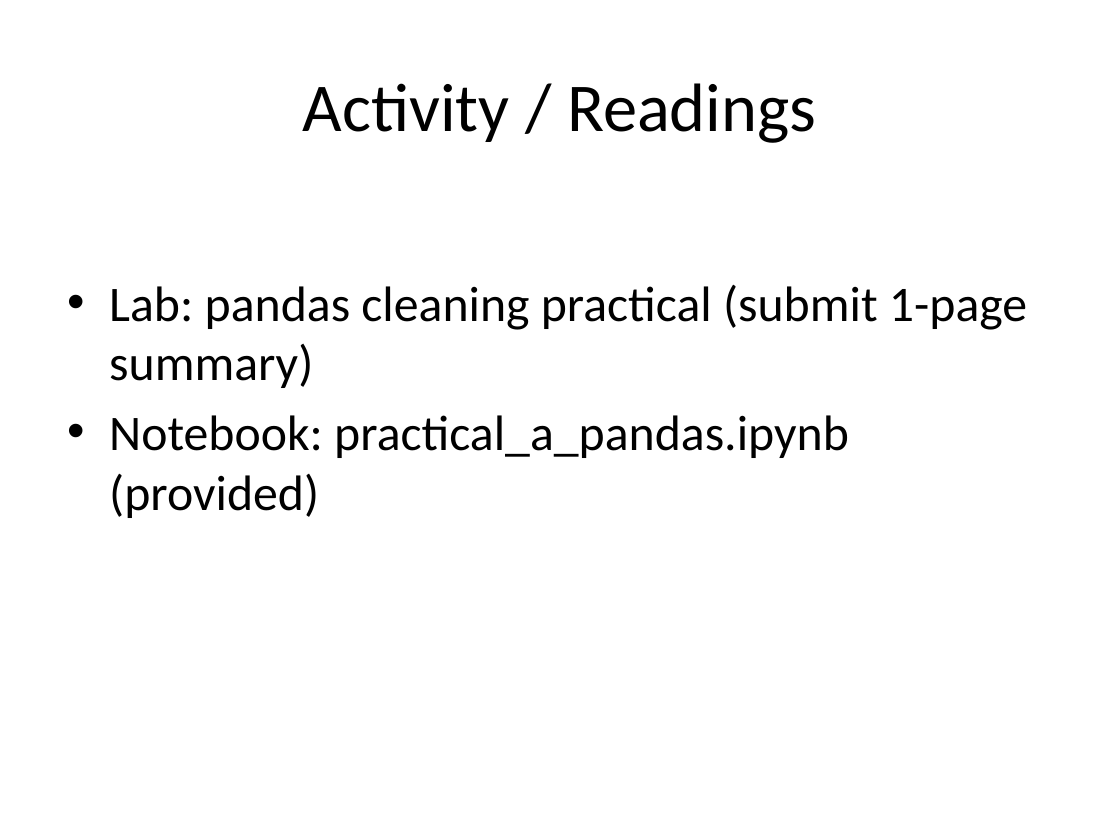
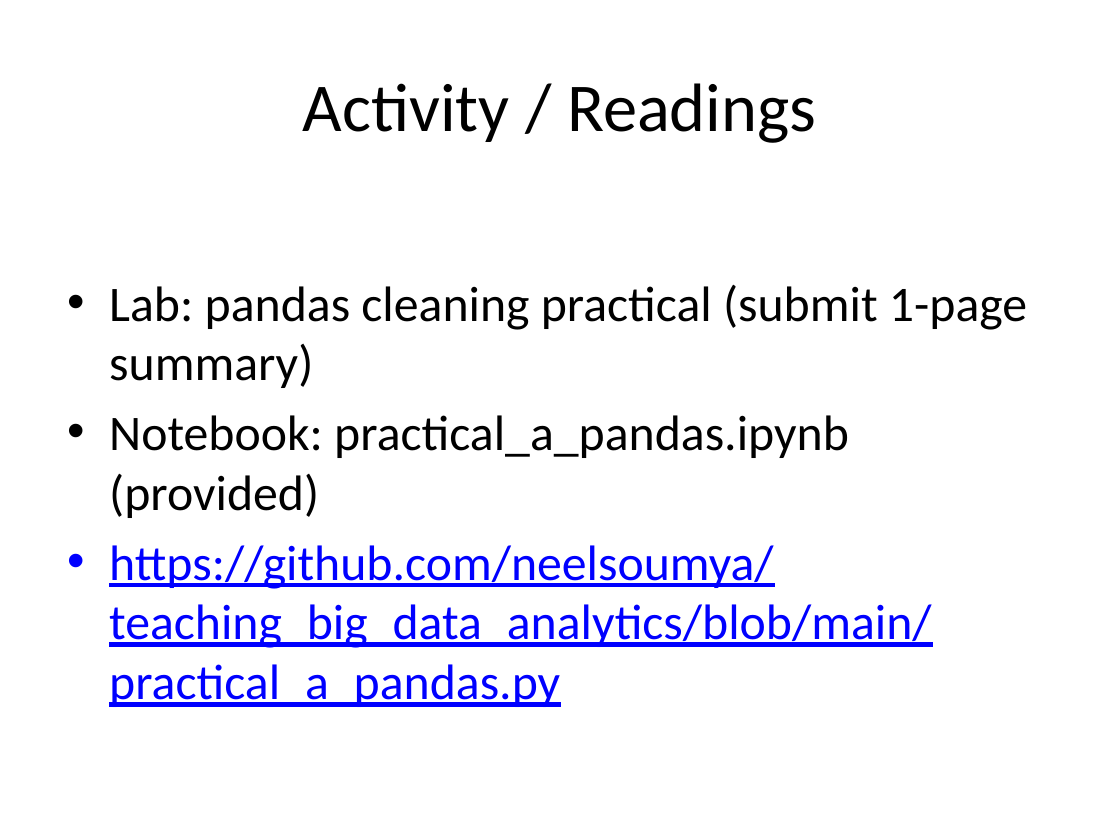
Before and after one commit to neelsoumya/teaching_big_data_analytics, a slide deck: slide 13 of Big_Data_Analytics_12_Lectures.pptx (slide 12 before the commit). Drawn at 1120x840 pixels with LibreOffice and Linux fonts; fonts in the diff are those of the drawing. Boxes give left, top, right and bottom in pixels: in the first picture for what was removed or moved away, otherwise in the second. Text is boxed around its words. In the diff, an @@ line names an element or a change of style, - is before the commit and + after.

```diff
--- a/Big_Data_Analytics_12_Lectures.pptx
+++ b/Big_Data_Analytics_12_Lectures.pptx
@@ text at (109,545,931,707): paragraph added @@
+• https://github.com/neelsoumya/teaching_big_data_analytics/blob/main/practical_a_pandas.py
```
Also in this commit, not shown: 13 other slides changed, 2 slides added, 3 other files.
